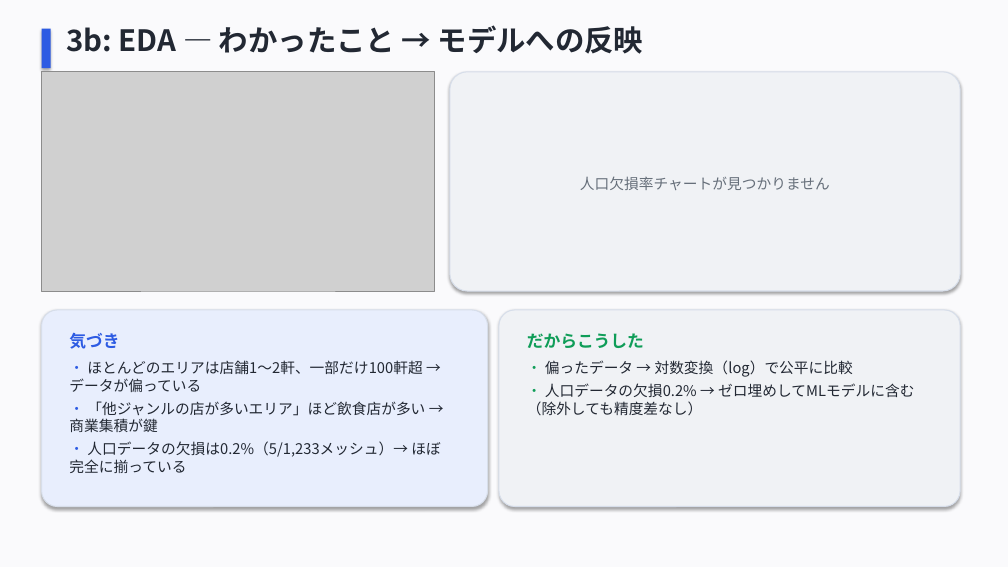
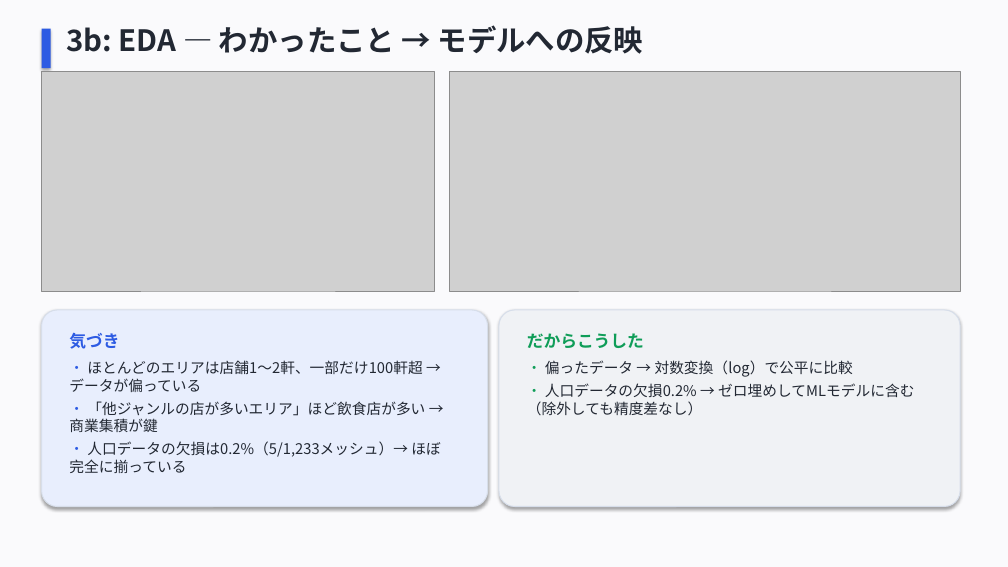
Before and after one commit to HisafumiTakahashi/market_gap_finder, a slide deck: slide 6 of docs/market_gap_finder_presentation.pptx. Drawn at 1008x567 pixels with LibreOffice and Linux fonts; fonts in the diff are those of the drawing; grey boxes stand for pictures. Boxes give left, top, right and bottom in pixels: in the first picture for what was removed or moved away, otherwise in the second. Text is boxed around its words. In the diff, an @@ line names an element or a change of style, - is before the commit and + after.

```diff
--- a/docs/market_gap_finder_presentation.pptx
+++ b/docs/market_gap_finder_presentation.pptx
@@ rounded rectangle removed at bbox=[450, 72, 960, 291] @@
@@ picture added at bbox=[450, 72, 960, 291] @@
@@ text removed at bbox=[580, 176, 830, 190] @@
-人口欠損率チャートが見つかりません
```
Also in this commit, not shown: 1 other file.
